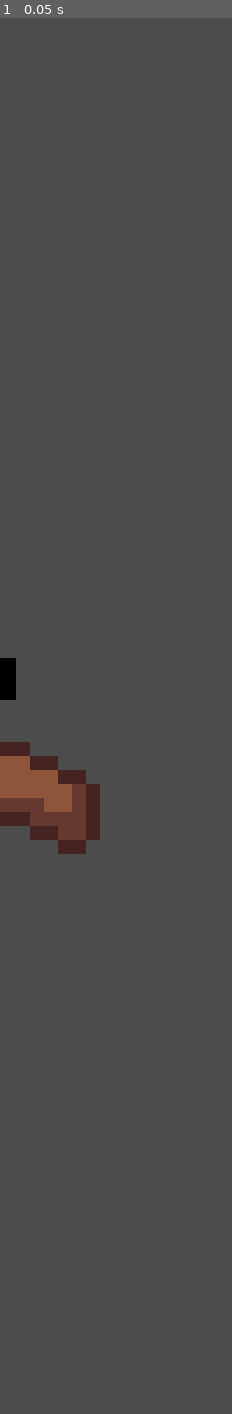
Above: before the commit, frame 1.
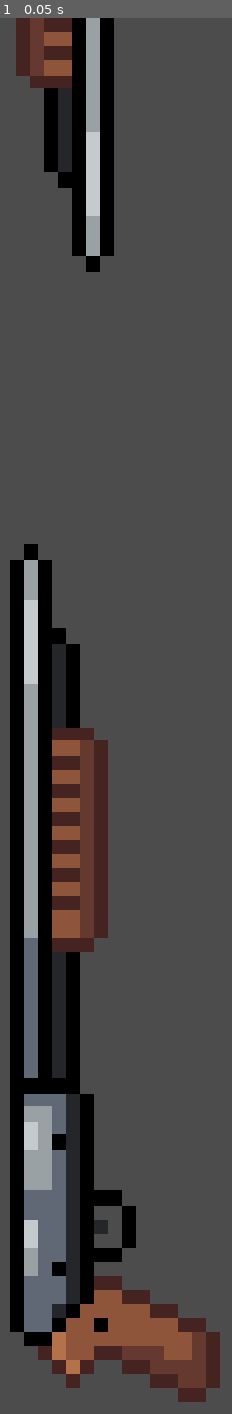
Above: after the commit, the same moment.

Repository: lovetocode/flappyBirdOldWest
Game: Godot game, scene res://Characters/Environments/Obstacles.tscn
Two runs of this game, one before a commit and one after it. Both use one fixed random seed, a clock stepped at 60 frames per second and the inputs below. This scene is started directly instead of the project's main scene.
Inputs:
- Up to frame 1 (0.05 s): no input

The runs differ from the first frame. In frame 1, 28% of the frame differs, in the area x 0-95%, y 0-100%.

Commit message:
worked on obstacles

Diff:
--- a/flappyBirdOldWest/Characters/Environments/Obstacles.tscn
+++ b/flappyBirdOldWest/Characters/Environments/Obstacles.tscn
@@ -1,12 +1,22 @@
-[gd_scene load_steps=2 format=2]
+[gd_scene load_steps=3 format=2]
 
 [ext_resource path="res://Characters/Environments/Walls.tscn" type="PackedScene" id=1]
 
+[sub_resource type="RectangleShape2D" id=1]
+extents = Vector2( 21.5, 88.5 )
+
 [node name="Obstacles" type="Node2D"]
+position = Vector2( 0, 427 )
 
 [node name="Walls" parent="." instance=ExtResource( 1 )]
-position = Vector2( 0, 214 )
+position = Vector2( 64, 79 )
 
 [node name="Walls2" parent="." instance=ExtResource( 1 )]
-position = Vector2( -34, -233 )
+position = Vector2( 0, -517 )
 rotation = 3.14159
+
+[node name="ScoreArea" type="Area2D" parent="."]
+
+[node name="CollisionShape2D" type="CollisionShape2D" parent="ScoreArea"]
+position = Vector2( 36.5, -224 )
+shape = SubResource( 1 )
